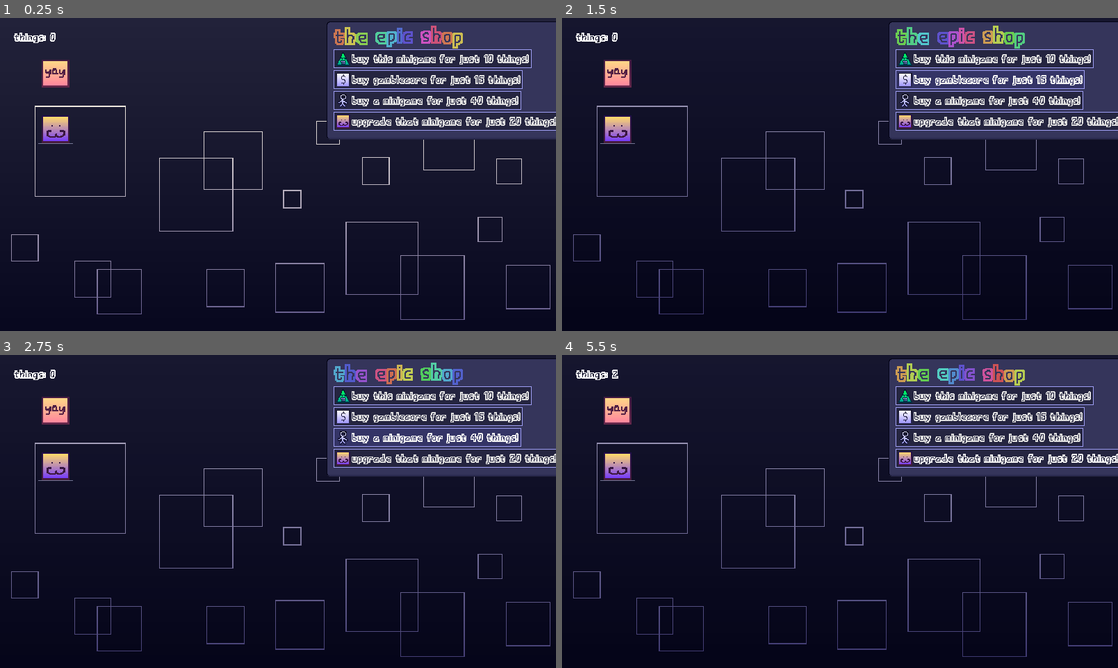
Above: before the commit, frames 1-4 (two rows, left to right).
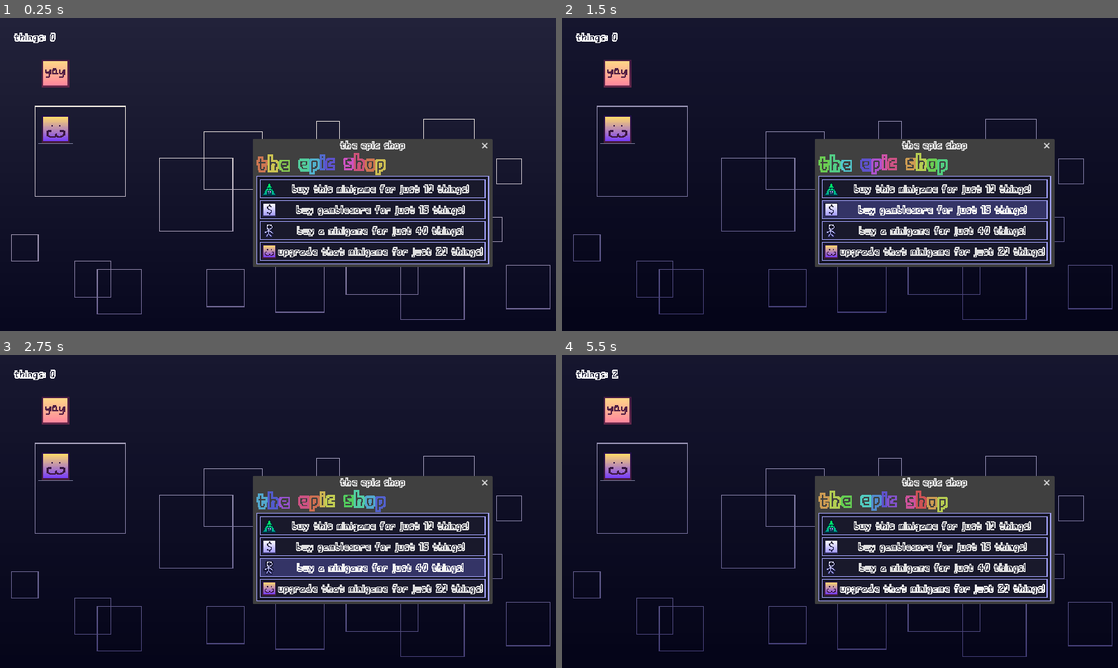
Above: after the commit, the same moments.

Repository: blokos0/miniclick
Game: Godot game, scene res://main.tscn
Two runs of this game, one before a commit and one after it. Both use one fixed random seed, a clock stepped at 60 frames per second and the inputs below.
Inputs (mouse positions are in pixels of both pictures, inside the frame that each line leads up to):
- Up to frame 1 (0.25 s): no input
- Up to frame 2 (1.5 s): click "buy this minigame for just 10…" at 0.5 s; click "buy gamblecore for just 15 th…" at 1.25 s
- Up to frame 3 (2.75 s): click "buy a minigame for just 40 th…" at 2 s
- Up to frame 4 (5.5 s): click "upgrade that minigame for jus…" at 2.75 s; move the mouse to (600, 376) at 3.52 s; press the mouse at (600, 376) at 3.53 s; hold Right (aright) 3.53-5.03 s; tap W (thatjump) at 3.77, 4.52 s; move the mouse to (728, 527) at 4.27 s; release the mouse at (728, 527) at 4.28 s; tap E (thisarrow) at 4.35 s; move the mouse to (895, 442) at 5.02 s; press the mouse at (895, 442) at 5.03 s; hold Left (aleft) from 5.03 s (still down)

The runs differ from the first frame. In frame 1, 19% of the frame differs, in the area x 45-100%, y 1-80%; in frame 2, 23%; in frame 3, 22%; in frame 4, 20%.

Commit message:
the shop is its own window now

Diff:
--- a/averyepictodolist.gd
+++ b/averyepictodolist.gd
@@ -1,5 +1,4 @@
 #TODO:
-#change the shop to actually use ui controls
 #so retro minigame
 #minigame upgrades (make an upgrade function in the minigames and call it using new shop buttons)
 #sfx
--- a/main.tscn
+++ b/main.tscn
@@ -6,7 +6,7 @@
 [ext_resource type="Texture2D" uid="uid://3phfn64o4oyy" path="res://sprites/bg.png" id="4_s1qh0"]
 [ext_resource type="Script" path="res://background.gd" id="5_04mwg"]
 [ext_resource type="PackedScene" uid="uid://d2fiowrfipbxh" path="res://shop.tscn" id="6_gphmm"]
-[ext_resource type="AudioStream" uid="uid://duogsfngiq7np" path="res://music/mus_interesting.ogg" id="8_skwym"]
+[ext_resource type="AudioStream" uid="uid://duogsfngiq7np" path="res://music/interesting.ogg" id="8_skwym"]
 
 [sub_resource type="Animation" id="Animation_xtipx"]
 resource_name = "RESET"
@@ -75,10 +75,19 @@
 "": SubResource("AnimationLibrary_30oc4")
 }
 
-[node name="shop" parent="." instance=ExtResource("6_gphmm")]
-position = Vector2(768, 72)
-
 [node name="music" type="AudioStreamPlayer" parent="."]
 stream = ExtResource("8_skwym")
 volume_db = -3.0
 autoplay = true
+
+[node name="shopwindow" type="Window" parent="."]
+transparent_bg = true
+canvas_item_default_texture_filter = 0
+title = "the epic shop"
+initial_position = 1
+unresizable = true
+always_on_top = true
+transparent = true
+theme = ExtResource("1_kly6j")
+
+[node name="shop" parent="shopwindow" instance=ExtResource("6_gphmm")]
--- a/project.godot
+++ b/project.godot
@@ -28,6 +28,7 @@
 
 window/size/viewport_width=1280
 window/size/viewport_height=720
+window/size/resizable=false
 window/subwindows/embed_subwindows=false
 window/stretch/mode="canvas_items"
 
--- a/shop.gd
+++ b/shop.gd
@@ -1,12 +1,12 @@
 extends Node2D
 var items = 0
 func _ready():
-	$example.free()
+	$panelcontainer/vboxcontainer/example.free()
+	get_parent().size = $text.size
 	additem("thisminigame", 10, "thiscoolasstriangle", "this minigame", Vector2(128, 336))
 	additem("gambleminigame", 15, "gambletile3", "gamblecore", Vector2(64, 585))
 	additem("aminigame", 40, "aplayer", "a minigame", Vector2(256, 64))
 	addupgrade("thatminigame", 20, "thatcharacter", "that minigame")
-	#$background.size.y += 8
 func additem(scene, cost, icon, nam, pos):
 	var button = Button.new()
 	button.icon = load(str("res://sprites/", icon, ".png"))
@@ -14,21 +14,19 @@
 	button.position.y += items * 48
 	button.theme = load("res://theme.tres")
 	button.pressed.connect(self._addbutton_pressed.bind(button, cost, str("res://minigames/", scene, ".tscn"), pos))
-	add_child(button)
+	$panelcontainer/vboxcontainer.add_child(button)
 	items += 1
-	if button.size.x + 32 > $background.size.x:
-		$background.size.x = button.size.x + 32
-	$background.size.y += button.size.y + 8
 func _addbutton_pressed(button, cost, scene, pos):
 	if global.things >= cost:
 		global.things -= cost
 		var scenel = load(scene).instantiate()
 		scenel.position = pos
-		get_parent().add_child(scenel)
+		get_parent().get_parent().add_child(scenel)
 		button.disabled = true
 		items -= 1
 		if items == 0:
 			$text.text = "[font_size=32][rainbow freq=0.2 sat=0.6][wave]the empty shop"
+			get_parent().title = "the empty shop"
 func addupgrade(scene, cost, icon, nam):
 	var button = Button.new()
 	button.icon = load(str("res://sprites/", icon, ".png"))
@@ -36,11 +34,11 @@
 	button.position.y += items * 48
 	button.theme = load("res://theme.tres")
 	button.pressed.connect(self._upgradebutton_pressed.bind(cost, scene))
-	add_child(button)
-	if button.size.x + 32 > $background.size.x:
-		$background.size.x = button.size.x + 32
-	$background.size.y += button.size.y + 8
+	$panelcontainer/vboxcontainer.add_child(button)
 func _upgradebutton_pressed(cost, scene):
 	if global.things >= cost:
 		global.things -= cost
-		get_node(str("../", scene)).upgrade()
+		get_parent().get_parent().get_node(scene).upgrade()
+func _on_panelcontainer_resized():
+	get_parent().size.y += $panelcontainer.size.y + 4
+	get_parent().size.x = $panelcontainer.size.x + 4
--- a/shop.tscn
+++ b/shop.tscn
@@ -1,35 +1,37 @@
-[gd_scene load_steps=5 format=3 uid="uid://d2fiowrfipbxh"]
+[gd_scene load_steps=4 format=3 uid="uid://d2fiowrfipbxh"]
 
 [ext_resource type="Script" path="res://shop.gd" id="1_qja85"]
 [ext_resource type="Texture2D" uid="uid://w1u0f2v7lrop" path="res://sprites/thiscoolasstriangle.png" id="1_t0gyx"]
-[ext_resource type="Texture2D" uid="uid://dfeq4o371cmkx" path="res://sprites/shopbg.png" id="2_joubs"]
 [ext_resource type="Theme" uid="uid://hmw2c6ssw4h6" path="res://theme.tres" id="3_kc7kh"]
 
 [node name="shop" type="Node2D"]
 script = ExtResource("1_qja85")
 
-[node name="background" type="NinePatchRect" parent="."]
-offset_left = -16.0
-offset_top = -64.0
-texture = ExtResource("2_joubs")
-patch_margin_left = 7
-patch_margin_top = 7
-patch_margin_right = 7
-patch_margin_bottom = 7
-axis_stretch_horizontal = 1
-axis_stretch_vertical = 1
-
 [node name="text" type="RichTextLabel" parent="."]
-offset_top = -56.0
-offset_right = 400.0
+offset_top = -2.0
+offset_right = 344.0
+offset_bottom = 51.0
 theme = ExtResource("3_kc7kh")
 bbcode_enabled = true
 text = "[font_size=32][rainbow freq=0.2 sat=0.6][wave]the epic shop"
+scroll_active = false
 
-[node name="example" type="Button" parent="."]
-offset_right = 142.0
-offset_bottom = 40.0
+[node name="panelcontainer" type="PanelContainer" parent="."]
+offset_left = 2.0
+offset_top = 55.0
+offset_right = 160.0
+offset_bottom = 111.0
+theme = ExtResource("3_kc7kh")
+
+[node name="vboxcontainer" type="VBoxContainer" parent="panelcontainer"]
+layout_mode = 2
+
+[node name="example" type="Button" parent="panelcontainer/vboxcontainer"]
+layout_mode = 2
 theme = ExtResource("3_kc7kh")
 disabled = true
 text = "explodes"
 icon = ExtResource("1_t0gyx")
+alignment = 0
+
+[connection signal="resized" from="panelcontainer" to="." method="_on_panelcontainer_resized"]
Not shown, added: music/interesting.ogg.import
Not shown, removed: music/mus_interesting.ogg.import
Not shown, added: music/interesting.ogg
